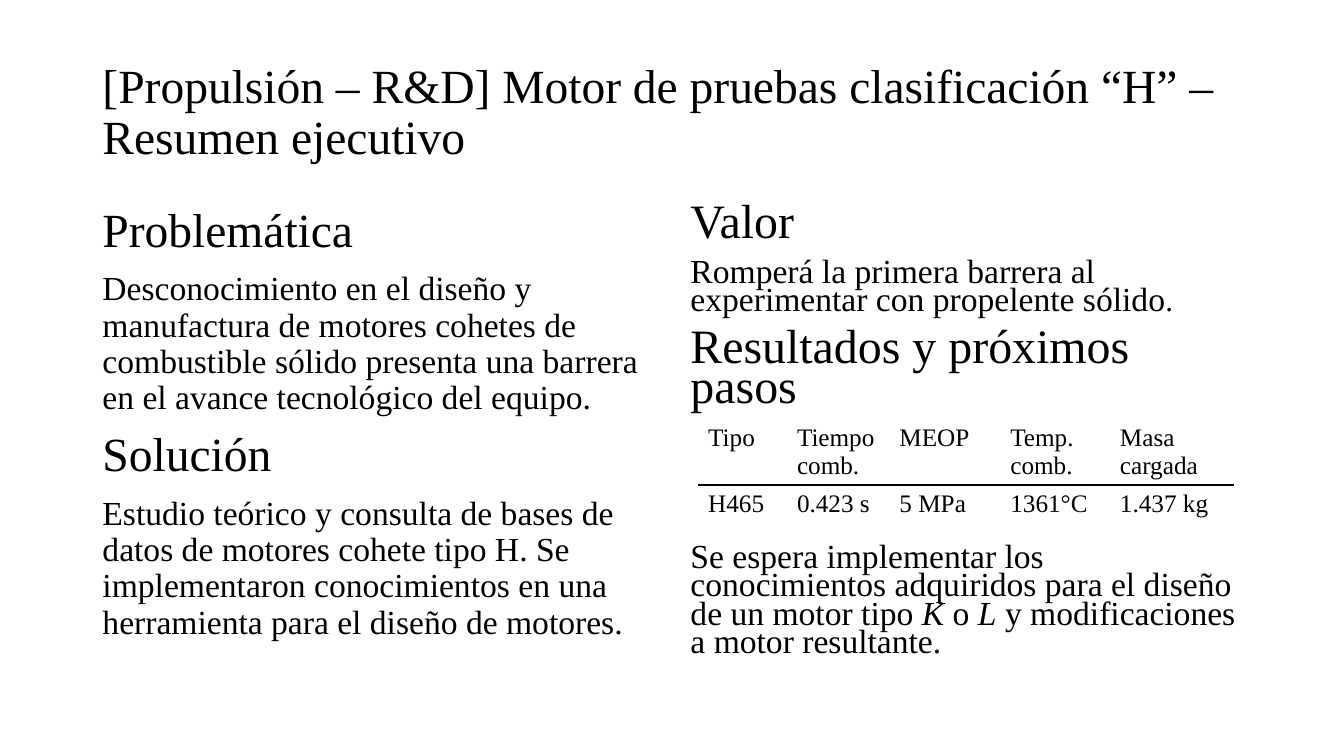
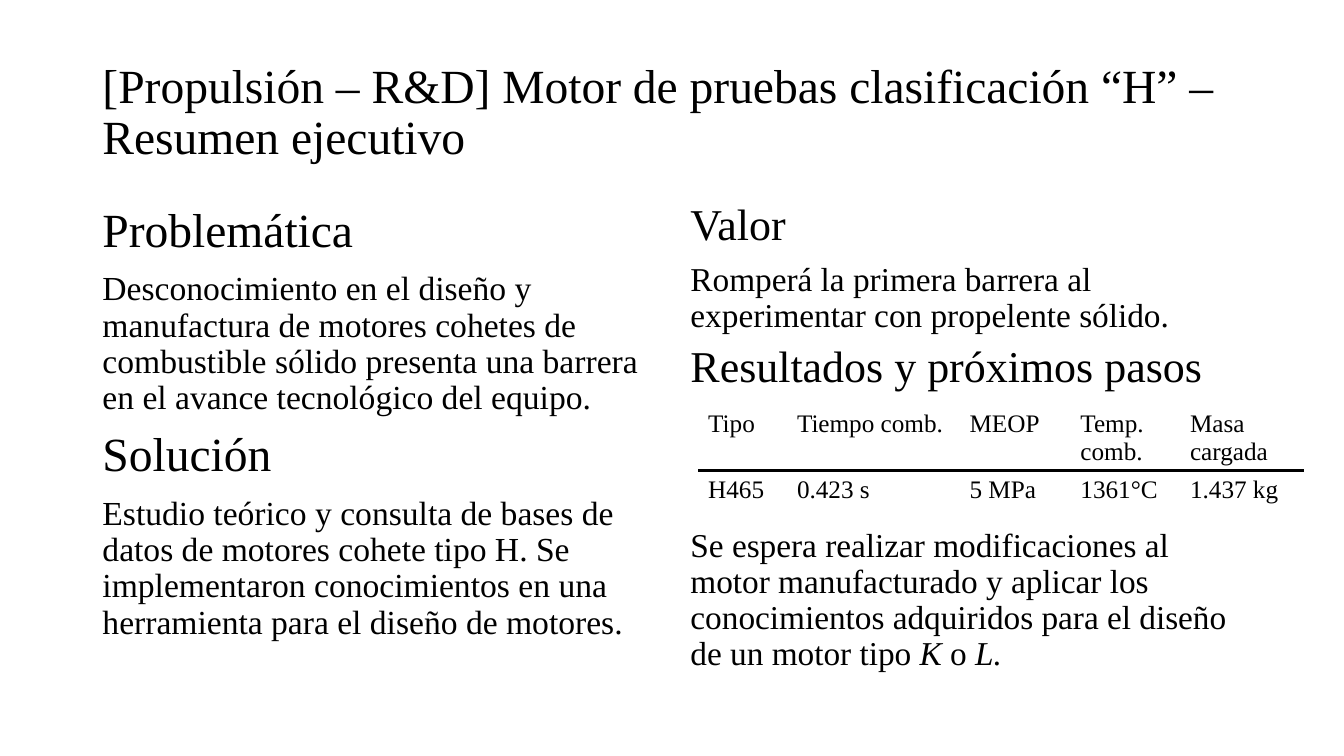
Before and after one commit to Archimedean2345/The-thermal-repository, a slide deck: slide 3 of PFlammam - Lucia V1 rev3/PFlammam - Lucia V1 - technical presentation.pptx. Drawn at 1344x756 pixels with LibreOffice and Linux fonts; fonts in the diff are those of the drawing. Boxes give left, top, right and bottom in pixels: in the first picture for what was removed or moved away, otherwise in the second. Text is boxed around its words. In the diff, an @@ line names an element or a change of style, - is before the commit and + after.

```diff
--- a/PFlammam - Lucia V1 rev3/PFlammam - Lucia V1 - technical presentation.pptx
+++ b/PFlammam - Lucia V1 rev3/PFlammam - Lucia V1 - technical presentation.pptx
@@ text at [690,209,1202,391]: size 34.2 to 31.4 pt in "Valor", "Resultados y próximos pasos"; size 24.1 to 23.8 pt in "Romperá la primera barrera al experimentar con ..."; size 22.2 to 23.8 pt in "sólido."; line spacing 0.7 to 0.8; line spacing 0.7 to 0.9 @@
@@ table: place and size @@
-table at [699,419,1235,543]
+table at [699,404,1305,528]
@@ text at [690,533,1226,672]: text changed; size 24.1 to 23.8 pt @@
-Se espera implementar los conocimientos adquiridos para el diseño de un motor tipo K o L y modificaciones a motor resultante.
+Se espera realizar modificaciones al motor manufacturado y aplicar los conocimientos adquiridos para el diseño de un motor tipo K o L.
```
Also in this commit, not shown: 3 other slides changed, 23 slides added, 4 other files.
